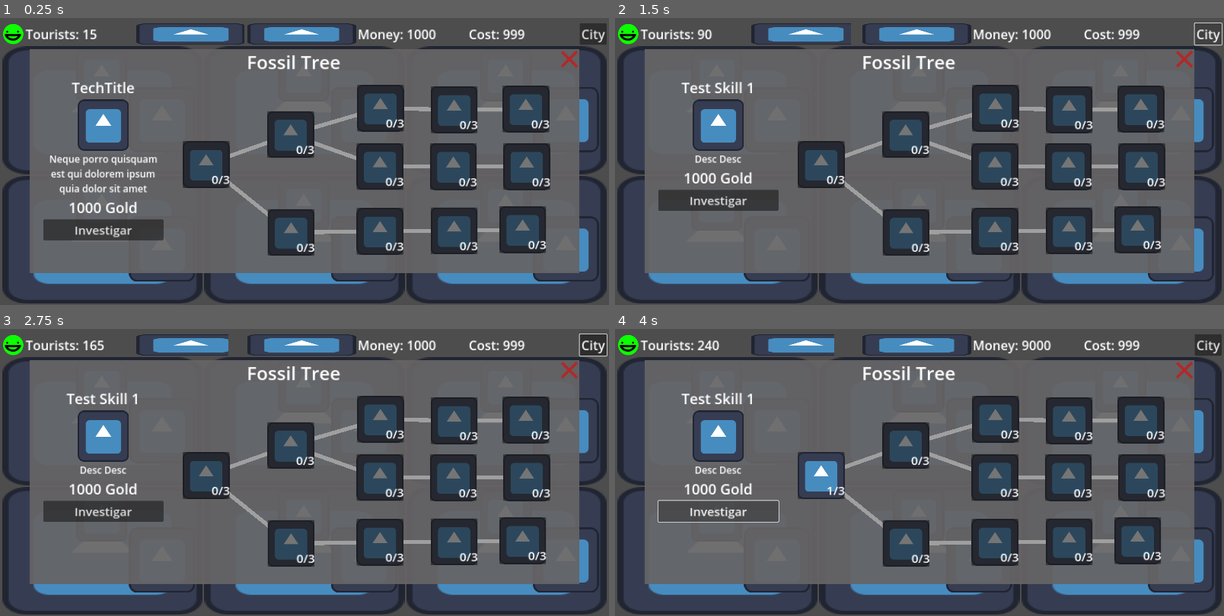
Above: before the commit, frames 1-4 (two rows, left to right).
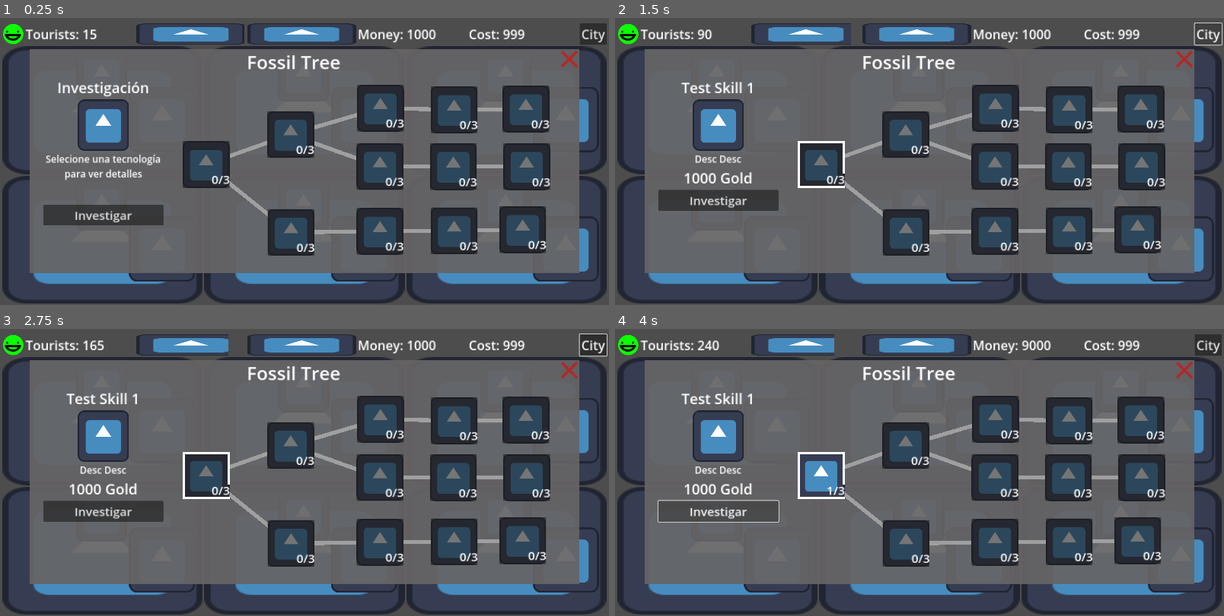
Above: after the commit, the same moments.

Repository: daniel-macias/energy-game
Game: Godot game, scene res://scenes/game.tscn
The game is run twice, just before and just after one commit, with the same random seed, the same clock (stepped at 60 frames per second) and the same inputs. The engine's default icon, where the game draws it, is replaced by a stand-in: a white triangle on a blue panel in a dark square.
Inputs (mouse positions are in pixels of both pictures, inside the frame that each line leads up to):
- Up to frame 1 (0.25 s): no input
- Up to frame 2 (1.5 s): click (822, 164) at 0.5 s; click "City" at 1.25 s
- Up to frame 3 (2.75 s): click (103, 386) at 2.02 s
- Up to frame 4 (4 s): click (779, 429) at 2.77 s; click "Investigar" at 3.5 s

The runs differ from the first frame. In frame 1, 3.1% of the frame differs, in the area x 7-27%, y 22-78%; in frame 2, 0.2%; in frame 3, 0.2%; in frame 4, 0.2%.

Commit message:
ready to create rest of the trees

Diff:
--- a/scenes/game.tscn
+++ b/scenes/game.tscn
@@ -168,7 +168,7 @@
 [node name="TechTitle" type="Label" parent="TreeContainer/VBoxContainer/Menu/TechInfo"]
 layout_mode = 2
 theme_override_font_sizes/font_size = 36
-text = "TechTitle"
+text = "Investigación"
 horizontal_alignment = 1
 
 [node name="TextureRect" type="TextureRect" parent="TreeContainer/VBoxContainer/Menu/TechInfo"]
@@ -180,14 +180,13 @@
 custom_minimum_size = Vector2(200, 0)
 layout_mode = 2
 theme_override_font_sizes/font_size = 24
-text = "Neque porro quisquam est qui dolorem ipsum quia dolor sit amet"
+text = "Selecione una tecnología para ver detalles"
 horizontal_alignment = 1
 autowrap_mode = 2
 
 [node name="TechPrice" type="Label" parent="TreeContainer/VBoxContainer/Menu/TechInfo"]
 layout_mode = 2
 theme_override_font_sizes/font_size = 36
-text = "1000 Gold"
 horizontal_alignment = 1
 
 [node name="Investigar" type="Button" parent="TreeContainer/VBoxContainer/Menu/TechInfo"]
--- a/scenes/skill.tscn
+++ b/scenes/skill.tscn
@@ -49,4 +49,30 @@
 horizontal_alignment = 2
 vertical_alignment = 2
 
+[node name="SelectRectangle" type="Control" parent="."]
+visible = false
+anchors_preset = 0
+offset_right = 117.0
+offset_bottom = 117.0
+
+[node name="ColorRect4" type="ColorRect" parent="SelectRectangle"]
+offset_left = 112.0
+offset_right = 118.0
+offset_bottom = 82.0
+
+[node name="ColorRect2" type="ColorRect" parent="SelectRectangle"]
+offset_top = 1.0
+offset_right = 6.0
+offset_bottom = 112.0
+
+[node name="ColorRect3" type="ColorRect" parent="SelectRectangle"]
+offset_top = 111.0
+offset_right = 118.0
+offset_bottom = 117.0
+
+[node name="ColorRect" type="ColorRect" parent="SelectRectangle"]
+layout_mode = 0
+offset_right = 118.0
+offset_bottom = 6.0
+
 [connection signal="pressed" from="." to="." method="_on_pressed"]
--- a/scripts/GameManager.gd
+++ b/scripts/GameManager.gd
@@ -185,7 +185,13 @@
 	price_label.text = str(price) + " Gold"
 	invest_button.disabled = money < price  # Disable if not enough money
 
+	# Deselect the previous skill (if any)
+	if selected_skill_node != null:
+		selected_skill_node.deselect()
+		pass
+
 	selected_skill_node = skill_node
+	selected_skill_node.select()
 
 		# Disconnect any previous signal connection
 	if invest_button.is_connected("pressed", Callable(self, "on_invest_button_pressed")):
--- a/scripts/skill_button.gd
+++ b/scripts/skill_button.gd
@@ -4,6 +4,7 @@
 @onready var panel = $Panel
 @onready var line_2d = $Line2D
 @onready var label = $MarginContainer/Label
+@onready var selector = $SelectRectangle
 
 # Skill attributes
 @export var title: String
@@ -44,8 +45,13 @@
 func _on_pressed():
 	GameManager.update_skill_panel(title, description, price, effects if effects else [], self)
 
+func deselect():
+	# When this skill is deselected, hide the selection rectangle
+	selector.visible = false
 
-
+func select():
+	# When this skill is selected, show the selection rectangle
+	selector.visible = true
 
 func activate_skill():
 	if level < 3 and GameManager.money >= price:
